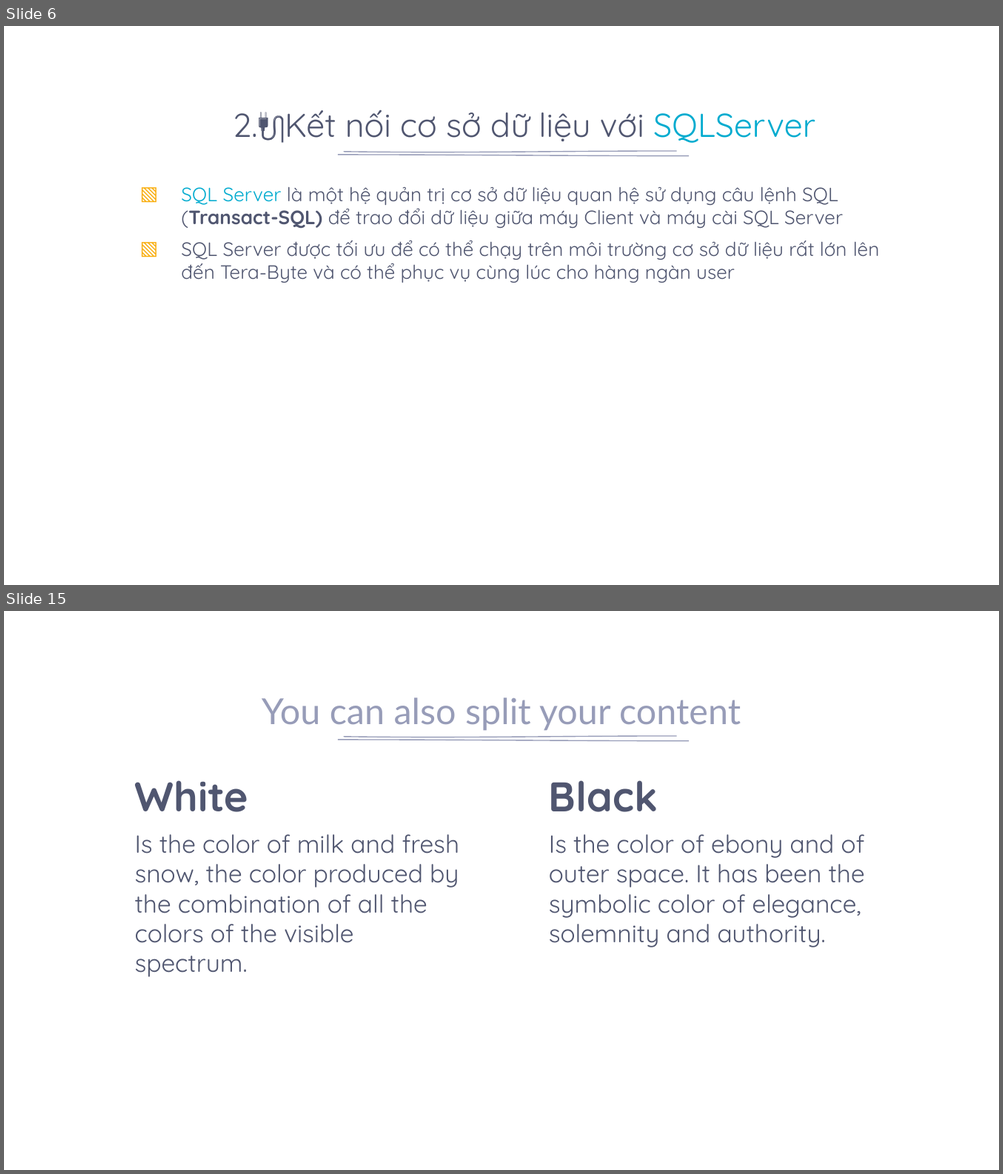
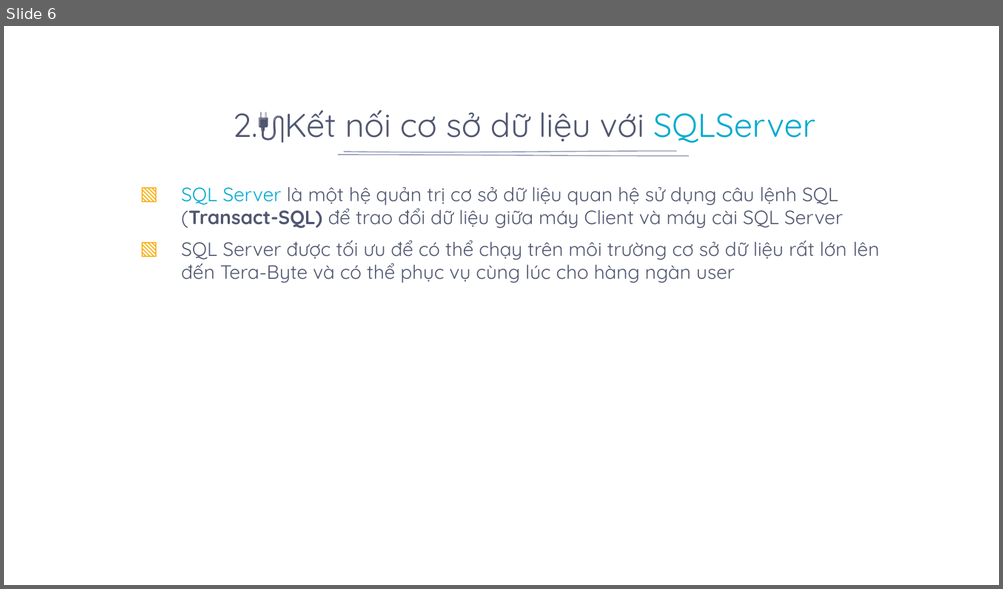
Before and after one commit to hoangtuyenblogger/Lap-trinh-web-Asp.net, a slide deck: Kết nối cơ sở dữ liệu/Kết nối CSDL.pptx. Shown one above the other, each under a label of ours: slides 6 and 15 before the commit, slide 6 after it; the slides between them are not shown. The pictures are 1003x1174 and 1003x589 pixels, drawn with LibreOffice and Linux fonts; fonts in the diff are those of the drawing; background and template pictures are left out. Boxes give left, top, right and bottom in pixels: in the first picture for what was removed or moved away, otherwise in the second. Text is boxed around its words. In the diff, an @@ line names an element or a change of style, - is before the commit and + after.

```diff
--- a/Kết nối cơ sở dữ liệu/Kết nối CSDL.pptx
+++ b/Kết nối cơ sở dữ liệu/Kết nối CSDL.pptx
@@ slide 15 removed at (x1=4, y1=611, x2=999, y2=1170), background picture (left out); not listed: 2 template elements that a slide beside it also shows @@
@@ title removed at (x1=262, y1=698, x2=740, y2=730) @@
-You can also split your content
@@ text removed at (x1=135, y1=780, x2=460, y2=977) @@
-White
-Is the color of milk and fresh snow, the color produced by the combination of all the colors of the visible spectrum.
@@ text removed at (x1=549, y1=780, x2=865, y2=948) @@
-Black
-Is the color of ebony and of outer space. It has been the symbolic color of elegance, solemnity and authority.
```
Also in this commit, not shown: 5 slides changed, 5 slides added, 28 other slides removed.
